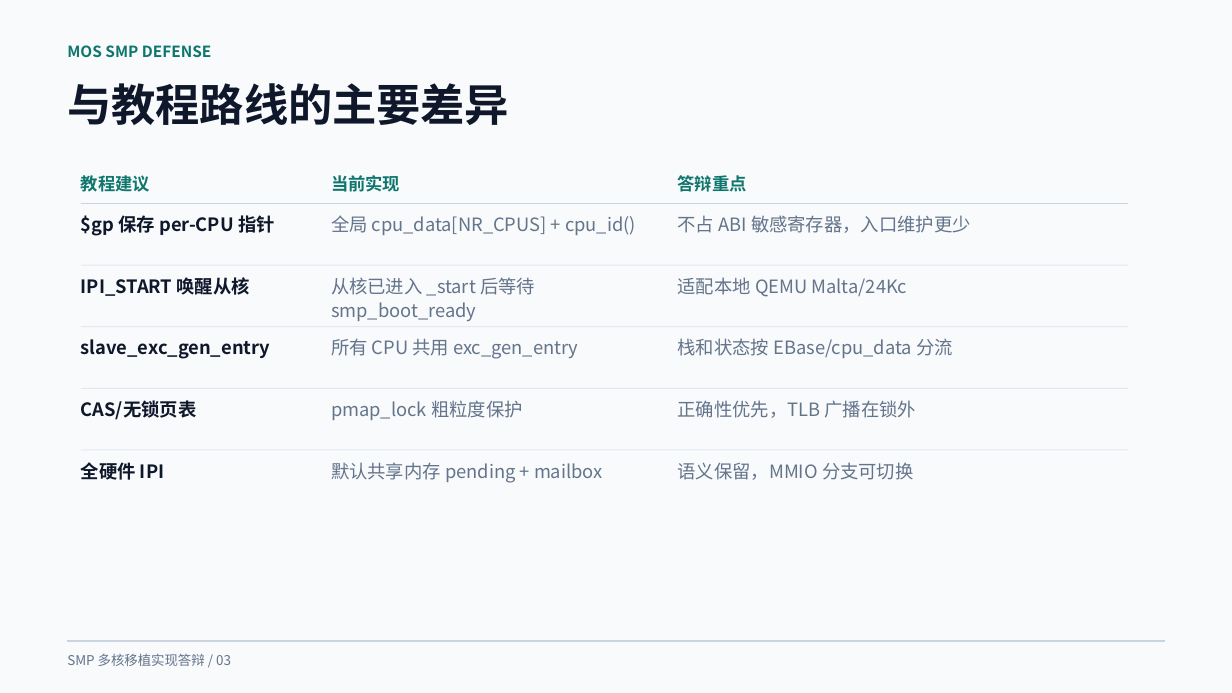
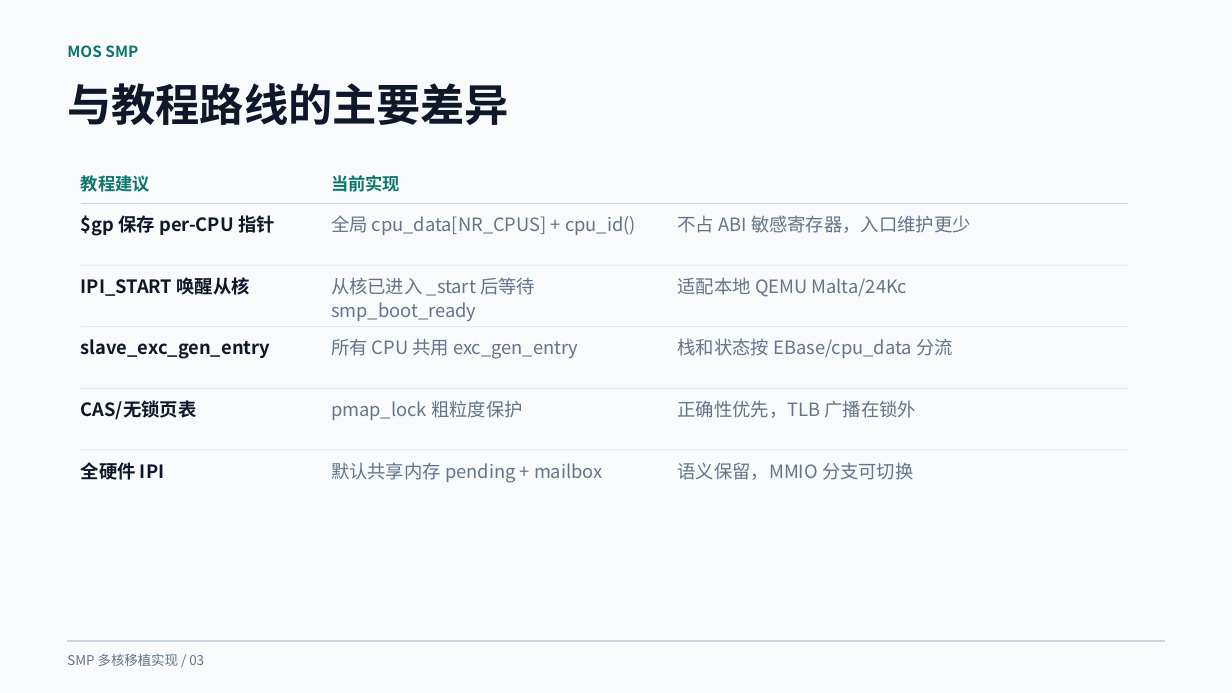
Before and after one commit to ventsdenye2/OS-challenging-Mission, a slide deck: slide 3 of smp-defense-redesign-v4.pptx. Drawn at 1232x693 pixels with LibreOffice and Linux fonts; fonts in the diff are those of the drawing. Boxes give left, top, right and bottom in pixels: in the first picture for what was removed or moved away, otherwise in the second. Text is boxed around its words. In the diff, an @@ line names an element or a change of style, - is before the commit and + after.

```diff
--- a/smp-defense-redesign-v4.pptx
+++ b/smp-defense-redesign-v4.pptx
@@ text at [67, 45, 138, 57]: text changed @@
-MOS SMP DEFENSE
+MOS SMP
@@ text removed at [678, 175, 747, 192] @@
-答辩重点
@@ text at [67, 653, 204, 666]: text changed @@
-SMP 多核移植实现答辩 / 03
+SMP 多核移植实现 / 03
```
Also in this commit, not shown: 17 other slides changed.
